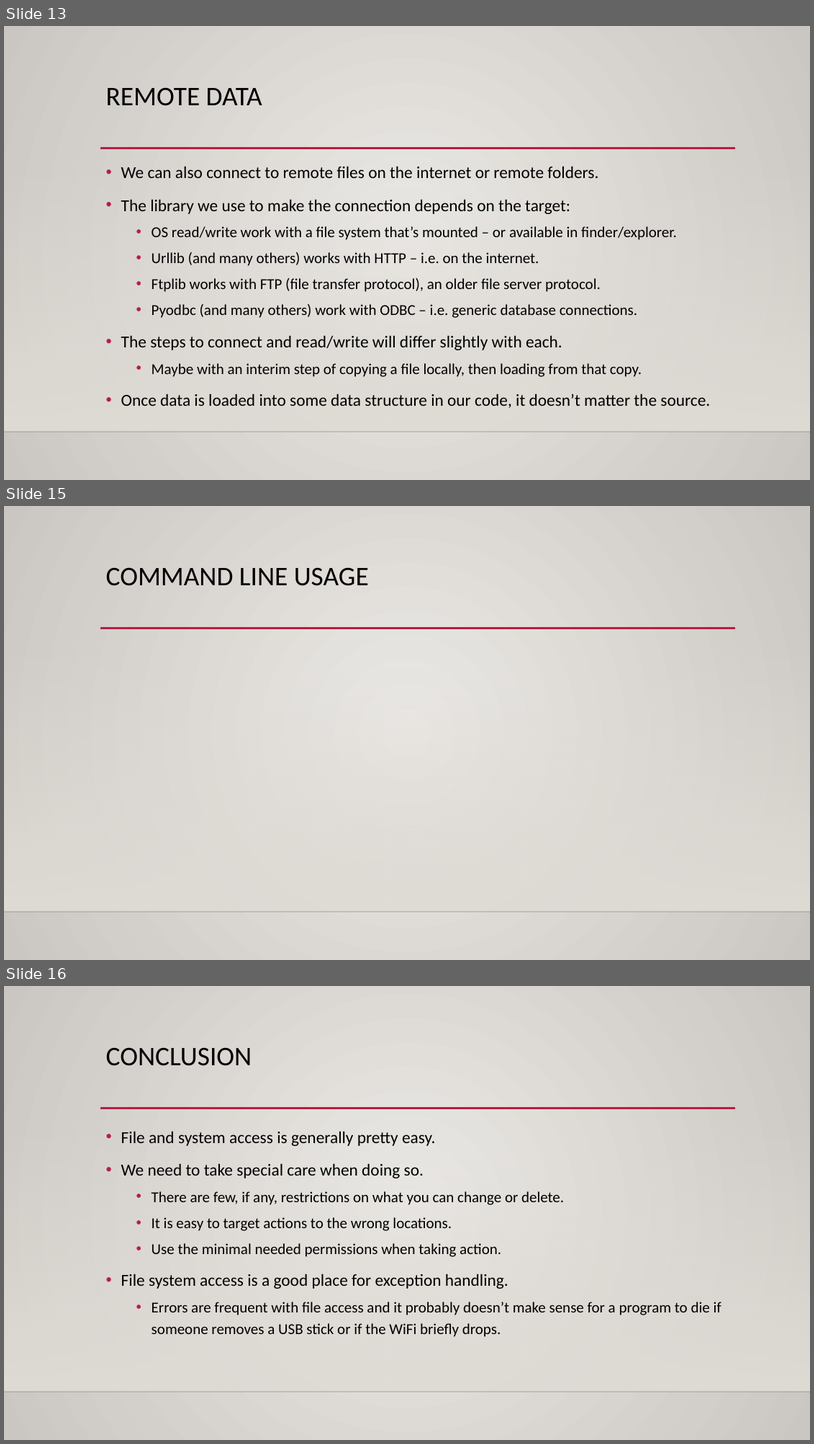
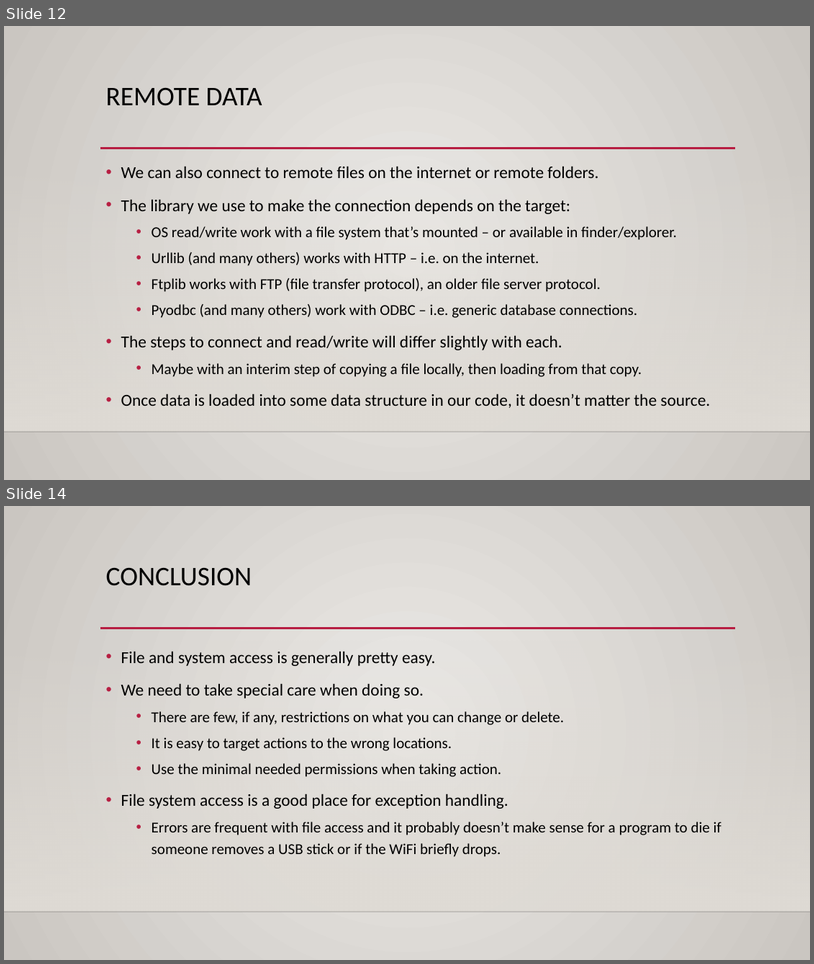
Before and after one commit to okohnkay/Programming_Basics_for_ML, a slide deck: course_material/slides/os_system.pptx. Shown one above the other, each under a label of ours: slides 13, 15 and 16 before the commit, slides 12 and 14 after it; the slides between them are not shown. The pictures are 814x1444 and 814x964 pixels, drawn with LibreOffice and Linux fonts; fonts in the diff are those of the drawing; background and template pictures are left out. Boxes give left, top, right and bottom in pixels: in the first picture for what was removed or moved away, otherwise in the second. Text is boxed around its words. In the diff, an @@ line names an element or a change of style, - is before the commit and + after.

```diff
--- a/course_material/slides/os_system.pptx
+++ b/course_material/slides/os_system.pptx
@@ slide 15 removed at [4,506,810,960], background gradient #ECEAE7 to #CAC7C1; not listed: 3 template elements that a slide beside it also shows @@
@@ title removed at [106,567,369,586] @@
-COMMAND LINE USAGE
@@ what was slide 13 is now slide 12 @@
@@ what was slide 16 is now slide 14 @@
```
Also in this commit, not shown: 2 slides changed, 1 other slide removed.
